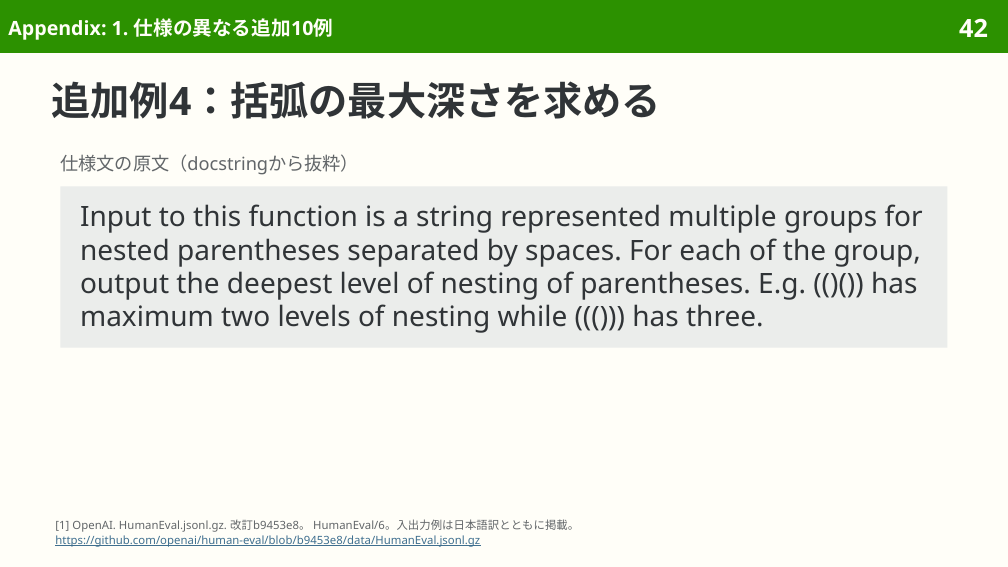
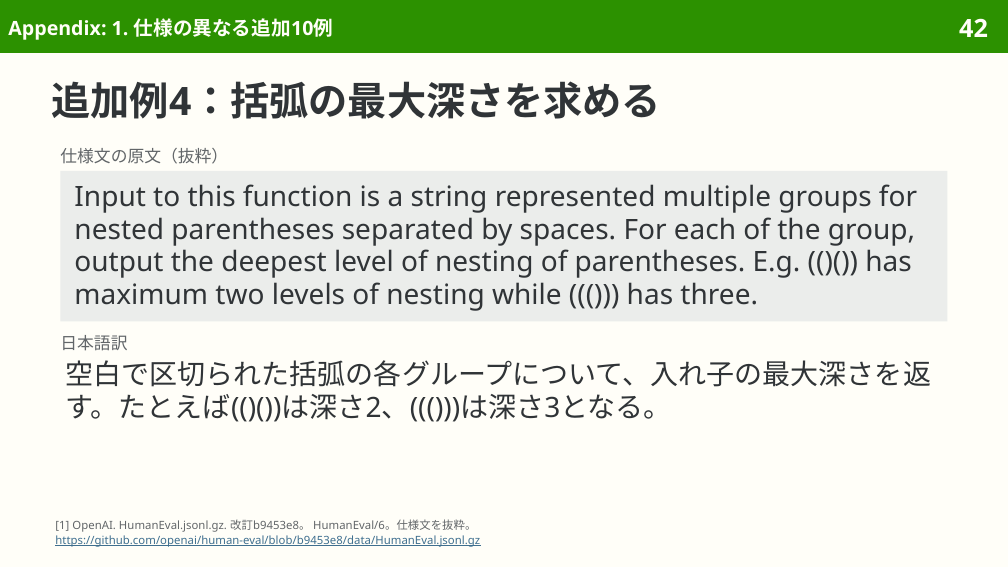
Before and after one commit to sasakiy84/datasets-in-10-minutes, a slide deck: slide 42 of slides/datasets-in-10-minutes-humaneval.pptx. Drawn at 1008x567 pixels with LibreOffice and Linux fonts; fonts in the diff are those of the drawing. Boxes give left, top, right and bottom in pixels: in the first picture for what was removed or moved away, otherwise in the second. Text is boxed around its words. In the diff, an @@ line names an element or a change of style, - is before the commit and + after.

Commit message:
slides(humaneval): refine Japanese wording and pair translations

```diff
--- a/slides/datasets-in-10-minutes-humaneval.pptx
+++ b/slides/datasets-in-10-minutes-humaneval.pptx
@@ text at (60, 148, 228, 164): text changed; size 13 to 12 pt @@
-仕様文の原文（docstringから抜粋）
+仕様文の原文（抜粋）
@@ rectangle "Input to this function is ...": place and size @@
-rectangle "Input to this function is ..." at (60, 186, 948, 348)
+rectangle "Input to this function is ..." at (60, 170, 948, 321)
@@ rectangle "Input to this function is ..." at (60, 170, 948, 321): line spacing 23.8pt to 23.4pt; vertical alignment middle to top @@
@@ text added at (60, 335, 127, 351), 12 pt, text #626669 @@
+日本語訳
@@ text added at (65, 360, 931, 422), 20 pt, text #303437 @@
+空白で区切られた括弧の各グループについて、入れ子の最大深さを返す。たとえば(()())は深さ2、((()))は深さ3となる。
@@ text at (55, 519, 476, 532): text changed @@
-[1] OpenAI. HumanEval.jsonl.gz. 改訂b9453e8。 HumanEval/6。入出力例は日本語訳とともに掲載。
+[1] OpenAI. HumanEval.jsonl.gz. 改訂b9453e8。 HumanEval/6。仕様文を抜粋。
```
Also in this commit, not shown: 28 other slides changed, 1 slide removed, 4 other files.
